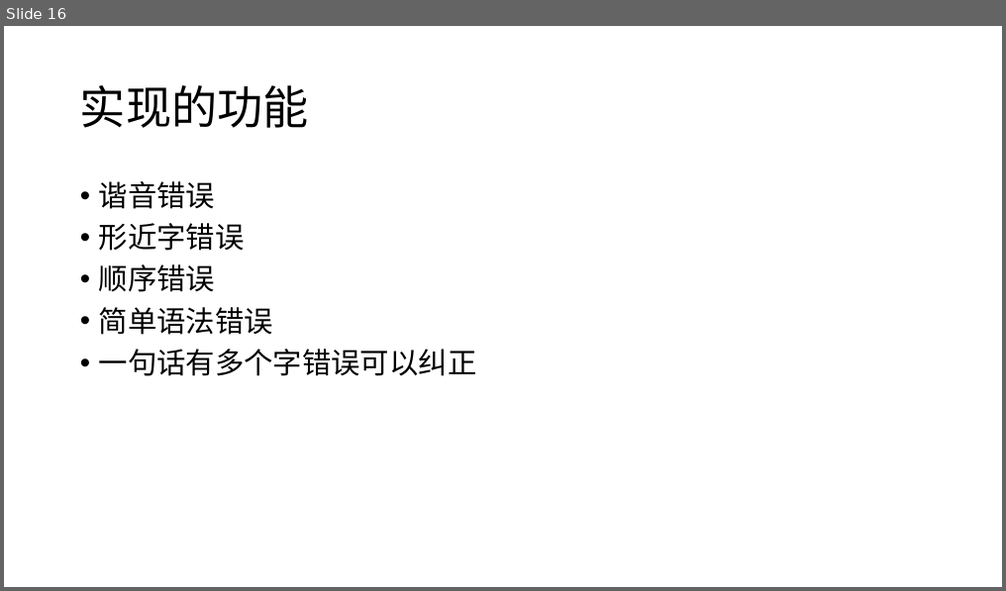
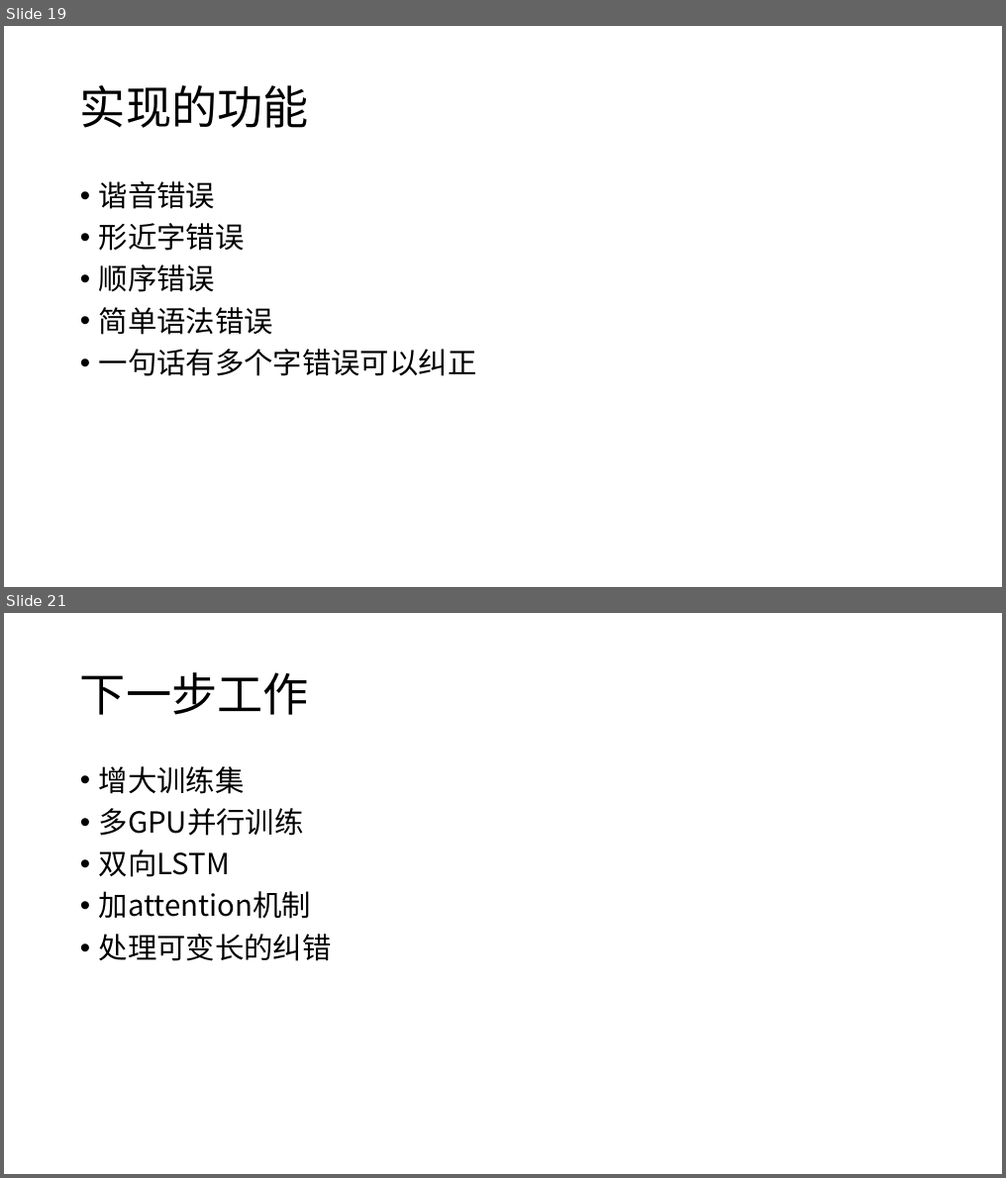
Before and after one commit to 01joy/query-correction, a slide deck: H-01.pptx. Shown one above the other, each under a label of ours: slide 16 before the commit, slides 19 and 21 after it; the slides between them are not shown. The pictures are 1006x591 and 1006x1178 pixels, drawn with LibreOffice and Linux fonts; fonts in the diff are those of the drawing. Boxes give left, top, right and bottom in pixels: in the first picture for what was removed or moved away, otherwise in the second. Text is boxed around its words. In the diff, an @@ line names an element or a change of style, - is before the commit and + after.

```diff
--- a/H-01.pptx
+++ b/H-01.pptx
@@ slide 21 added at [4,613,1002,1174], background #FFFFFF @@
@@ title added at [80,672,309,715], 44 pt, text #000000 @@
+下一步工作
@@ text added at [99,766,332,961], 28 pt, text #000000 @@
+• 增大训练集
+• 多GPU并行训练
+• 双向LSTM
+• 加attention机制
+• 处理可变长的纠错
@@ what was slide 16 is now slide 19 @@
```
Also in this commit, not shown: 6 slides changed, 5 other slides added, 1 slide removed.
